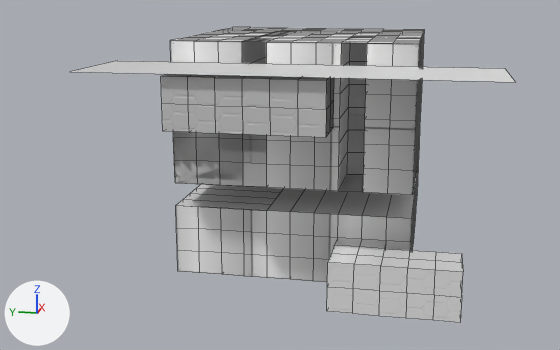
A saved change to the Blender file Program/Ψ/Data/StageMap/Area5/Area5.blend.
Before and after are seen from a camera (50 mm lens) standing at (-71.2, -11.4, 24.4) and looking at (-7.0, 1.5, 8.4). Lighting does not change. The marker at lower left points along +X, +Y and +Z. Mesh edges are drawn as thin lines.
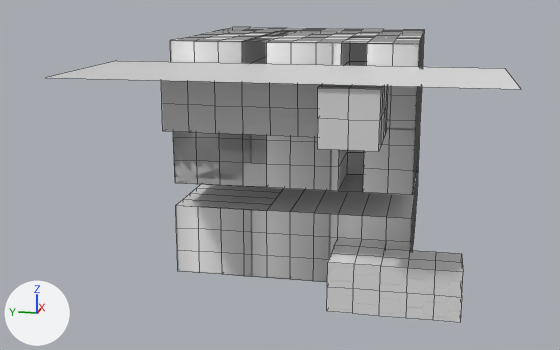
Changed parts and their boxes (x1, y1, x2, y2) in the pictures (560 x 350 px; the box of a moved part takes in the faces that stretch with it):
'Grid.001', reshaped (7% wider): before (71, 27, 515, 322); after (46, 27, 520, 322)
part 1 of me_grid_001, built on: before (326, 78, 334, 136); after (317, 84, 388, 151)
part 2 of me_grid_001, moved or reshaped: before (71, 61, 515, 82); after (46, 61, 520, 89)

Patch to the scene script:
```diff
--- a/Program/Ψ/Data/StageMap/Area5/Area5.blend.py
+++ b/Program/Ψ/Data/StageMap/Area5/Area5.blend.py
@@ me_grid_001 @@
 # used by ob_grid_001; location = (0.0, 0.0, 20.0); rotation_euler = (3.142, 0.0, 0.0), in degrees (180, 0, 0)
 # verts and faces of me_grid_001; kept vertices keep their numbers, new ones are numbered from 866
 # before: 820 (-18.7, -14.7, 1.7) at pixel (69, 71), 821 (-18.7, 16.5, 1.7) at pixel (515, 82)
-me_grid_001.from_pydata(...)  # 866 vertices, 867 faces, 1 loose edge; spans x -18.7..10.0, y -14.7..16.5, z 0.0..20.0
+me_grid_001.from_pydata(...)  # 898 vertices, 899 faces, 1 loose edge; spans x -22.3..10.0, y -14.7..16.5, z 0.0..20.0
+# me_grid_001 part 1
+# 1 vertex is removed from x -16.0, y 4.0, z 4.0
+# 4 faces are deleted
+# 3 vertices are added at (-22.0, 6.0, 4.0), (-20.0, 8.0, 4.0), (-22.0, 8.0, 4.0)
+# 7 new vertices lie (0.0, 2.0, 0.0) away from vertices in x -18.0..-14.0, y 4.0, z 2.0..6.0
+# 7 new vertices lie (0.0, 2.0, 0.0) away from vertices in x -18.0..-14.0, y 6.0, z 2.0..6.0
+# 8 new vertices lie (-2.0, 0.0, 0.0) away from vertices in x -18.0..-14.0, y 4.0..8.0, z 2.0..6.0
+# 8 new vertices lie (-2.0, 0.0, 0.0) away from vertices in x -20.0..-16.0, y 4.0..8.0, z 2.0..6.0
+# 20 new faces join them, mat_inwall
+# 16 new faces join them, mat_outwall
+# me_grid_001 part 2
+verts[820] = (-22.3, -14.7, 1.7)  # moved, pixel (45, 77)
+verts[821] = (-22.3, 16.5, 1.7)  # moved, pixel (521, 89)
 me_grid_001.materials.append(mat_ground)
```
